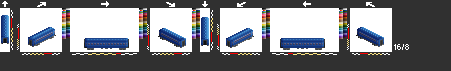
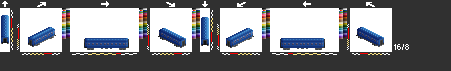
Layered file, before and after one edit (451 × 71). Changes by layer:
hid "b", painted on it over [2, 33, 384, 47]
showed "a", painted on it over [2, 33, 384, 47]
